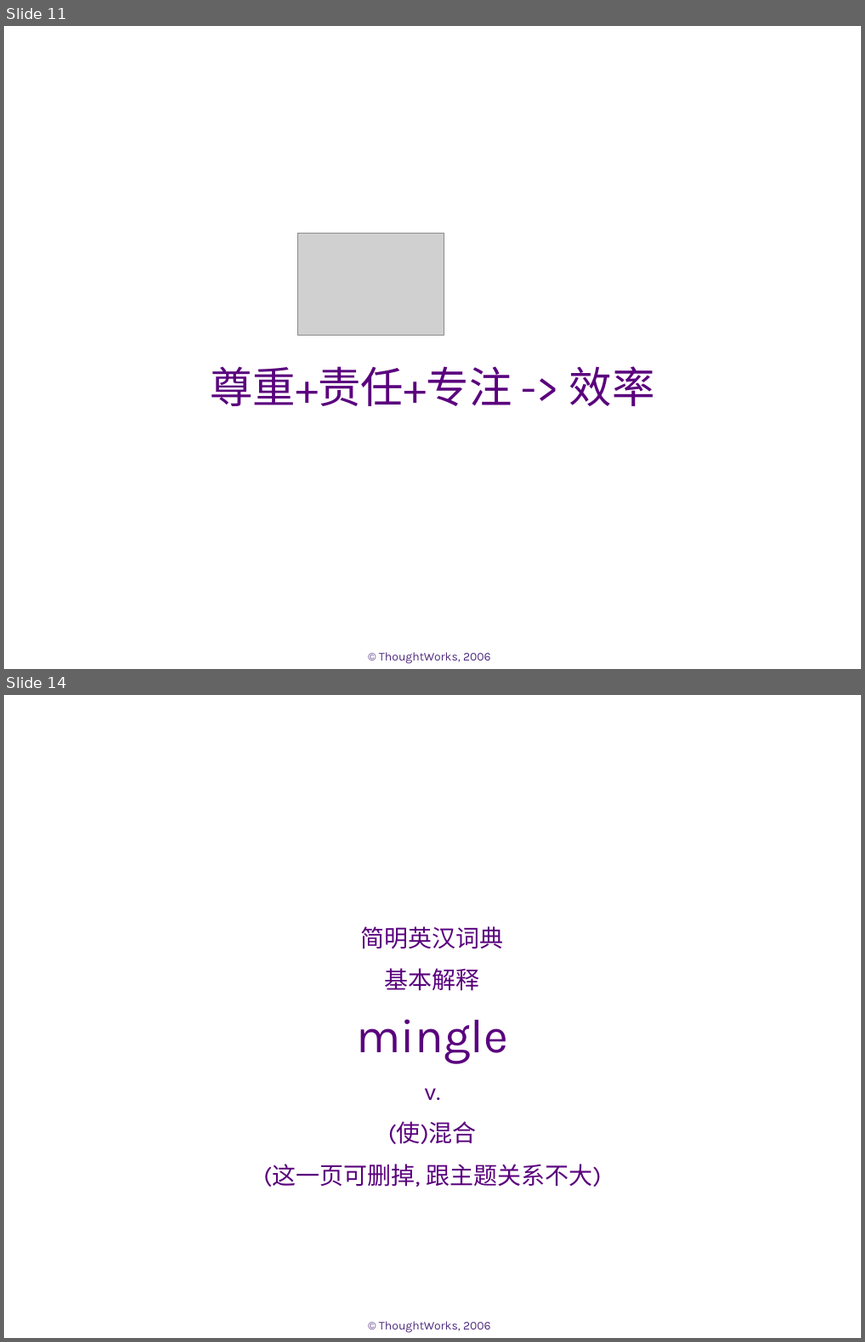
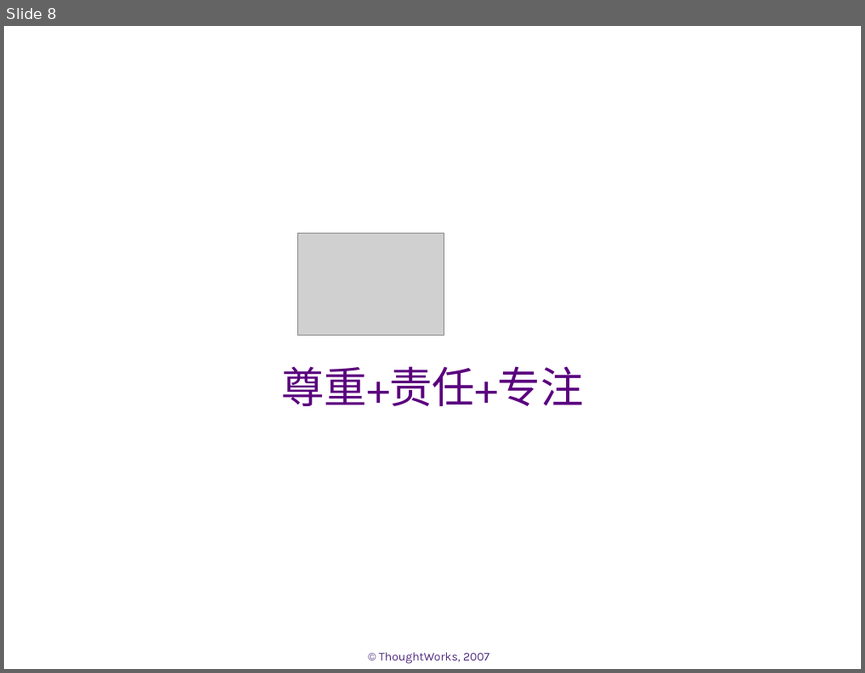
Before and after one commit to whimet/agilechina, a slide deck: docs/demo.ppt. Shown one above the other, each under a label of ours: slides 11 and 14 before the commit, slide 8 after it; the slides between them are not shown. The pictures are 865x1342 and 865x673 pixels, drawn with LibreOffice and Linux fonts; fonts in the diff are those of the drawing; grey boxes stand for pictures; background and template pictures are left out. Boxes give left, top, right and bottom in pixels: in the first picture for what was removed or moved away, otherwise in the second. Text is boxed around its words. In the diff, an @@ line names an element or a change of style, - is before the commit and + after.

```diff
--- a/docs/demo.ppt
+++ b/docs/demo.ppt
@@ slide 14 removed at (4,695,861,1338), background #FFFFFF; not listed: 1 template element that a slide beside it also shows @@
@@ subtitle removed at (263,926,601,1186) @@
-简明英汉词典
-基本解释
-mingle
-v.
-(使)混合
-(这一页可删掉, 跟主题关系不大)
@@ what was slide 11 is now slide 8 @@
@@ slide 8 changed as well @@
@@ subtitle at (281,366,583,406): text changed @@
-尊重+责任+专注 -> 效率
+尊重+责任+专注
@@ text at (379,652,489,664): text changed @@
-© ThoughtWorks, 2006
+© ThoughtWorks, 2007
```
Also in this commit, not shown: 9 other slides changed, 8 slides added, 9 other slides removed.
